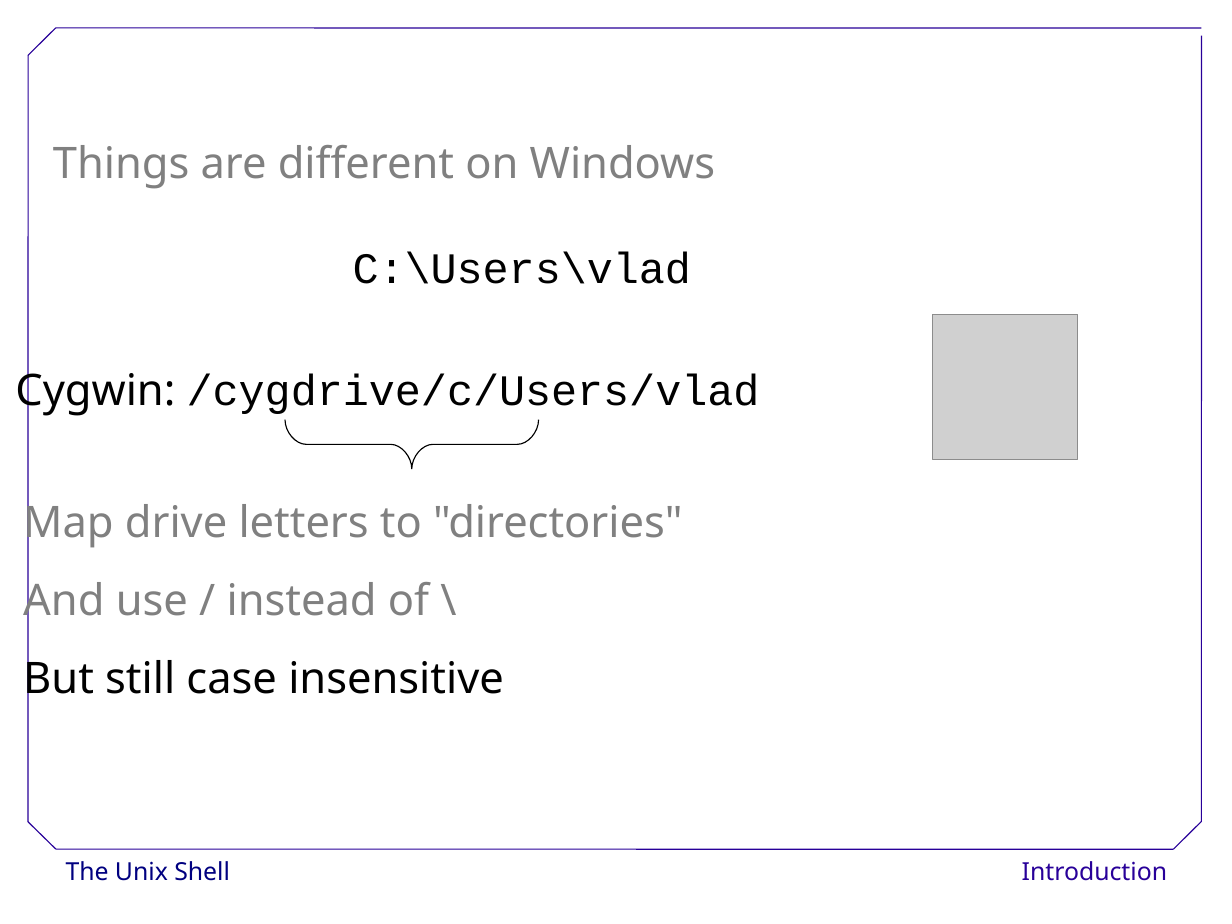
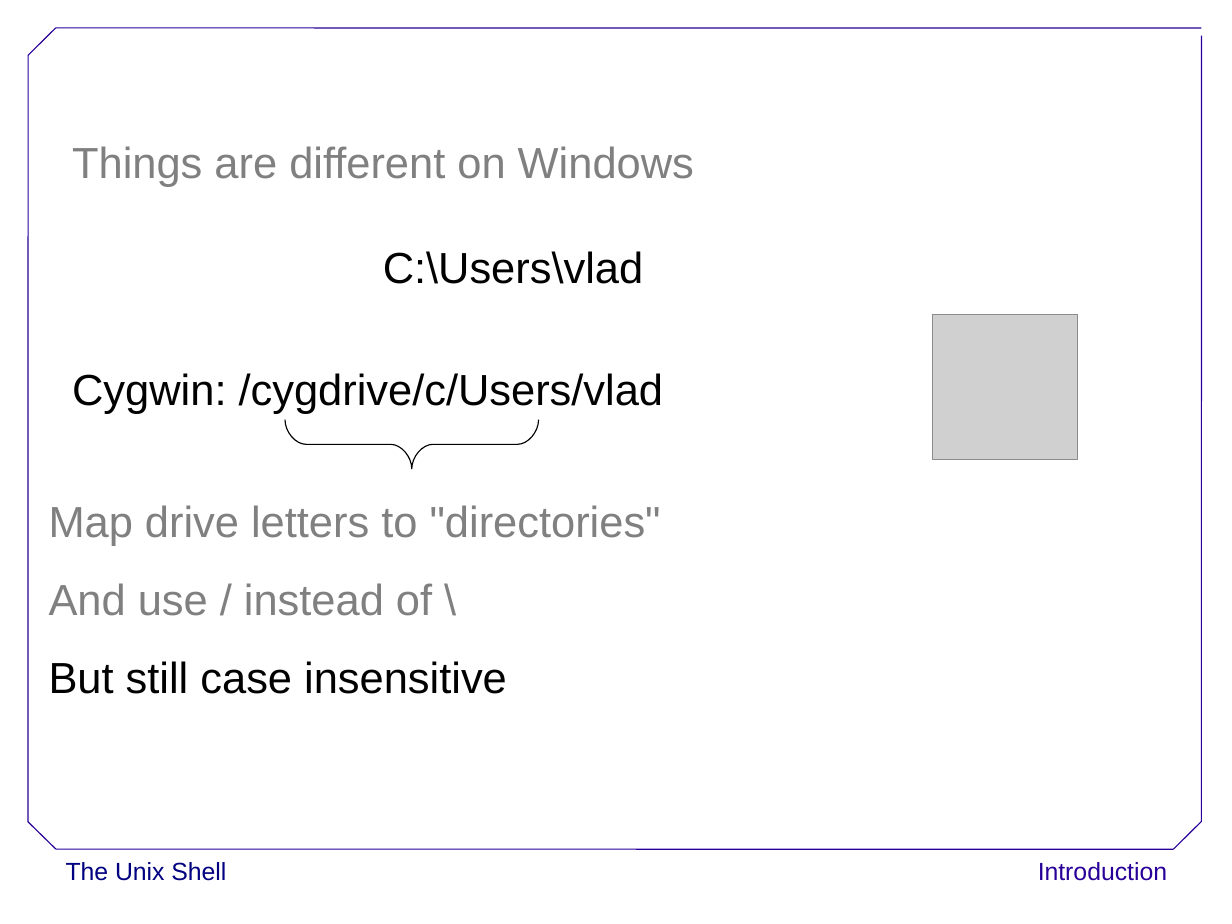
Before and after one commit to ncasuk/ncas-isc, a slide deck: slide 120 of shell/presentations/1_intro.ppt. Drawn at 1232x924 pixels with LibreOffice and Linux fonts; fonts in the diff are those of the drawing; grey boxes stand for pictures; background and template pictures are left out. Boxes give left, top, right and bottom in pixels: in the first picture for what was removed or moved away, otherwise in the second. Text is boxed around its words. In the diff, an @@ line names an element or a change of style, - is before the commit and + after.

Commit message:
Standardised fonts across shell presentations to Arial, moved bubbles to correct position and updated shell excercises to accomodate new names of pain files

```diff
--- a/shell/presentations/1_intro.ppt
+++ b/shell/presentations/1_intro.ppt
@@ text "Things are different on Windows": place and size @@
-text "Things are different on Windows" at box(53, 145, 715, 189)
+text "Things are different on Windows" at box(72, 146, 694, 187)
@@ text "C:\Users\vlad": place and size @@
-text "C:\Users\vlad" at box(353, 252, 691, 284)
+text "C:\Users\vlad" at box(383, 251, 644, 284)
@@ text "C:\Users\vlad" at box(383, 251, 644, 284): font Courier New to Arial @@
@@ text "Cygwin: /cygdrive/c/Users/vlad": place and size @@
-text "Cygwin: /cygdrive/c/Users/vlad" at box(15, 364, 760, 417)
+text "Cygwin: /cygdrive/c/Users/vlad" at box(72, 373, 664, 414)
@@ text "Cygwin: /cygdrive/c/Users/vlad" at box(72, 373, 664, 414): font Noto Sans to Arial in "Cygwin:"; font Courier New to Arial in "/cygdrive/c/Users/vlad" @@
@@ text "Map drive letters to "directories"": place and size @@
-text "Map drive letters to "directories"" at box(23, 496, 682, 705)
+text "Map drive letters to "directories"" at box(49, 505, 661, 694)
@@ font Noto Sans to Arial in 4 elements at box(49, 505, 661, 694), box(72, 146, 694, 187), box(66, 862, 226, 881), box(1038, 862, 1167, 881) @@
```
Also in this commit, not shown: 192 other slides changed, 9 other files.
